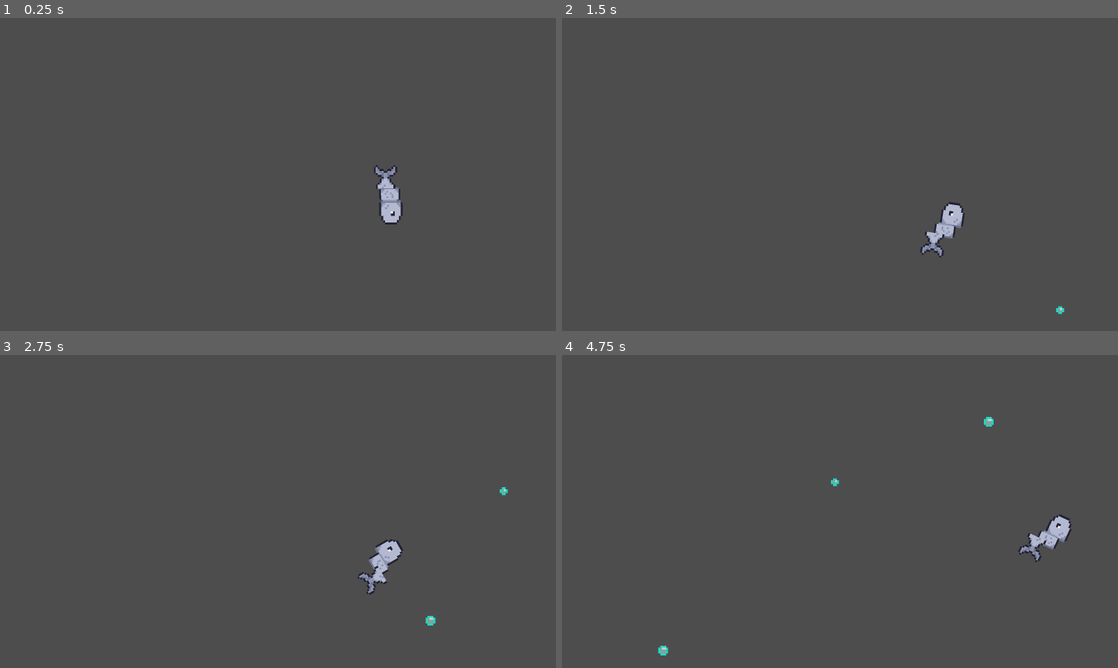
Above: before the commit, frames 1-4 (two rows, left to right).
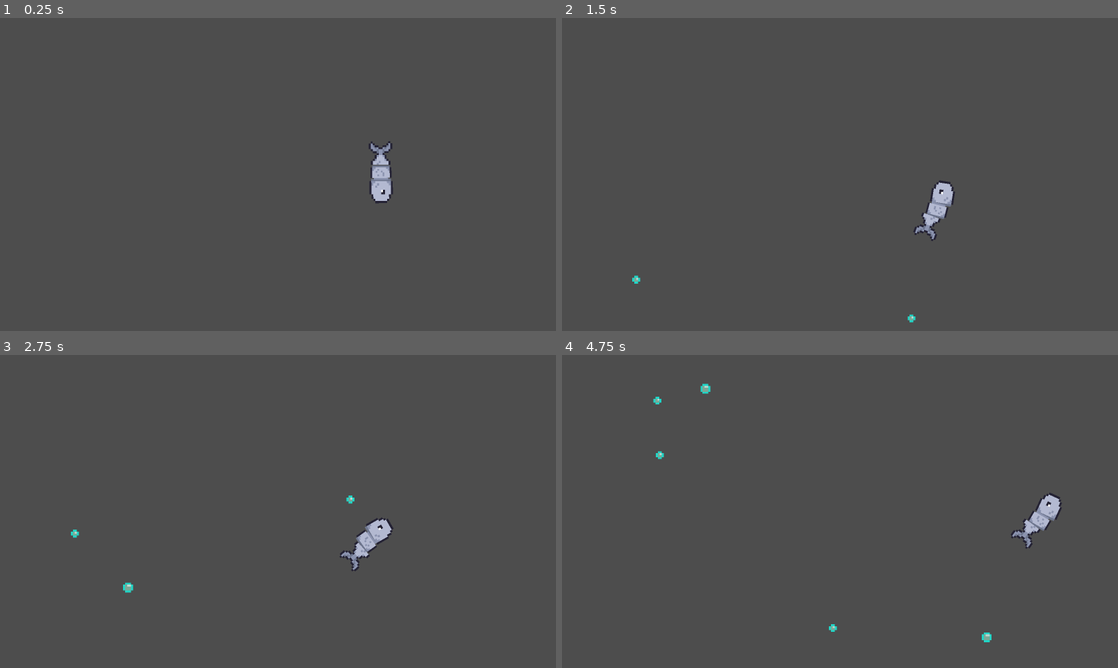
Above: after the commit, the same moments.

Repository: EduKMilke/projetos-aleat-rios
Game: Godot game, scene res://cenas/jogo.tscn
Two runs of this game, one before a commit and one after it. Both use one fixed random seed, a clock stepped at 60 frames per second and the inputs below. The engine's default icon, where the game draws it, is replaced by a stand-in: a white triangle on a blue panel in a dark square.
Inputs (mouse positions are in pixels of both pictures, inside the frame that each line leads up to):
- Up to frame 1 (0.25 s): no input
- Up to frame 2 (1.5 s): move the mouse to (962, 158) at 0.52 s; hold Right (ui_right) 0.53-1.28 s; click (962, 158) at 0.67 s; move the mouse to (584, 290) at 1.27 s; hold Left (ui_left) from 1.28 s (still down); click (584, 290) at 1.42 s
- Up to frame 3 (2.75 s): move the mouse to (461, 580) at 2.02 s; release Left (ui_left) at 2.03 s; hold Right (ui_right) from 2.03 s (still down); click (461, 580) at 2.17 s
- Up to frame 4 (4.75 s): move the mouse to (812, 574) at 2.77 s; release Right (ui_right) at 2.78 s; hold Up (ui_up) 2.78-3.53 s; click (812, 574) at 2.92 s; move the mouse to (890, 614) at 3.52 s; hold Left (ui_left) from 3.53 s (still down); click (890, 614) at 3.67 s; move the mouse to (701, 642) at 4.27 s; click (701, 642) at 4.42 s

The runs differ from the first frame. In frame 1, 0.9% of the frame differs, in the area x 66-73%, y 39-66%; in frame 2, 1.2%; in frame 3, 1.4%; in frame 4, 1.5%, in the area x 16-92%, y 9-96%.

Commit message:
atlz polvo quase pronto

Diff:
--- a/whey/cenas/jogo.tscn
+++ b/whey/cenas/jogo.tscn
@@ -6,6 +6,6 @@
 [node name="Jogo" type="Node2D"]
 
 [node name="Node2D" parent="." instance=ExtResource("2_2afjo")]
-position = Vector2(4, 11)
+position = Vector2(-1, 0)
 
 [node name="Node2D2" parent="." instance=ExtResource("2_32vai")]
--- /dev/null
+++ b/whey/obj/polvo.tscn
@@ -0,0 +1,21 @@
+[gd_scene load_steps=4 format=3 uid="uid://bmlxr20aa0653"]
+
+[ext_resource type="Script" uid="uid://cc4x1n74ehbny" path="res://script/polvo.gd" id="1_uj5m4"]
+[ext_resource type="Texture2D" uid="uid://y6s7gnbm20hw" path="res://icon.svg" id="2_f4j55"]
+
+[sub_resource type="RectangleShape2D" id="RectangleShape2D_f4j55"]
+size = Vector2(32, 20)
+
+[node name="CharacterBody2D" type="CharacterBody2D"]
+position = Vector2(186, 106)
+collision_layer = 0
+collision_mask = 0
+script = ExtResource("1_uj5m4")
+
+[node name="CollisionShape2D" type="CollisionShape2D" parent="."]
+shape = SubResource("RectangleShape2D_f4j55")
+
+[node name="Sprite2D" type="Sprite2D" parent="."]
+position = Vector2(0.49999428, 0.5000019)
+scale = Vector2(0.2734374, 0.17968754)
+texture = ExtResource("2_f4j55")
--- a/whey/script/bolha.gd
+++ b/whey/script/bolha.gd
@@ -25,9 +25,8 @@
 	position.y-=vel_b
 	position.x= position.x+sin(a*dis_b)*lat_b
 	a-=1
-
-
-
+	if position.y<-4:
+		queue_free()
 func _on_area_2d_input_event(_viewport: Node, event: InputEvent, _shape_idx: int) -> void:
 	if event is InputEventMouseButton:
 		queue_free()
--- a/whey/script/gera_bolha.gd
+++ b/whey/script/gera_bolha.gd
@@ -1,21 +1,47 @@
 extends Node2D
 
 @onready var bolha = preload("res://obj/boia.tscn")
+@onready var polvo = preload("res://obj/polvo.tscn")
+
 var l_tela = 0
 var local = 0
-var tempo = 0
+var localpx=0
+var localpy=0
+var tempo_b = 0
+var tempo_p=0
 var al_tela = 0
 
 func _ready() -> void:
-	l_tela = get_viewport_rect().size.x
-	al_tela = get_viewport_rect().size.y
-	randomize()
-	gerando()
-func gerando() -> void:
+	l_tela = (get_viewport_rect().size.x)
+	al_tela = (get_viewport_rect().size.y)
+
+	gerando_b()
+	gerando_p()
+func gerando_p() -> void:
 	while true:
-		local = randf_range(10, l_tela - 10)
-		tempo = randf_range(0.5, 1)
-		await get_tree().create_timer(tempo).timeout
+		randomize()
+		var _lugarx =randf_range(-20,20+al_tela)
+		var _lugary =randf_range(-20,al_tela+20)
+		var _ly2=[-20,al_tela+20]
+		var _lx2=[-20,l_tela+20]
+		if _lugary>-20 and _lugary<al_tela+20:
+			_lugarx=_lx2[randi_range(0,1)]
+
+		else:
+			_lugary=_ly2[randi_range(0,1)]
+		tempo_p = randf_range(5, 8)
+		await get_tree().create_timer(tempo_p).timeout
+		var polvo_i = polvo.instantiate()
+		add_child(polvo_i )
+		polvo_i .position.x = _lugarx
+		polvo_i .position.y = _lugary
+
+func gerando_b() -> void:
+	while true:
+		randomize()
+		local = randf_range(10, l_tela)
+		tempo_b = randf_range(0.5, 1)
+		await get_tree().create_timer(tempo_b).timeout
 		var bolha_i = bolha.instantiate()
 		add_child(bolha_i)
 		bolha_i.position.x = local
--- a/whey/script/peixe.gd
+++ b/whey/script/peixe.gd
@@ -5,13 +5,14 @@
 @onready var fim = $fim
 
 const dist := 10.0
-const desloc = 0.225
+const desloc = 0.35
 
 func _process(_delta: float) -> void:
 
 	var loc = Vector2(dist, 0).rotated(cab.rotation)
 	meio.position = lerp(meio.position,cab.position + loc,desloc)
-	meio.rotation = cab.rotation
+	meio.rotation = lerp_angle(meio.rotation,cab.rotation,0.5)
+
 	var loc2 = Vector2(dist, 0).rotated(meio.rotation)
-	fim.position = lerp(fim.position,meio.position + loc2,desloc)
-	fim.rotation = meio.rotation
+	fim.position = lerp(fim.position,meio.position + loc2,desloc*1.2)
+	fim.rotation = lerp_angle(fim.rotation,meio.rotation,0.5)
--- /dev/null
+++ b/whey/script/polvo.gd
@@ -0,0 +1,67 @@
+extends CharacterBody2D
+
+
+
+const ACCELERATION = 400.0
+const ARRIVAL_DISTANCE = 20.0
+const mrg = 100.0
+const spd_m2=80
+var spd_m = spd_m2
+var l_tela = 0.0
+var al_tela = 0.0
+var alvo = Vector2.ZERO
+
+
+func _ready() -> void:
+	randomize()
+
+	l_tela = get_viewport_rect().size.x
+	al_tela = get_viewport_rect().size.y
+
+	var spawn_side = randi() % 4
+
+	match spawn_side:
+		0:
+			position.x = -mrg
+			position.y = randf_range(0, al_tela)
+			alvo.x = l_tela + mrg
+			alvo.y = randf_range(0, al_tela)
+
+		1:
+
+			position.x = l_tela + mrg
+			position.y = randf_range(0, al_tela)
+
+
+			alvo.x = -mrg
+			alvo.y = randf_range(0, al_tela)
+
+		2:
+			position.x = randf_range(0, l_tela)
+			position.y = -mrg
+
+
+			alvo.x = randf_range(0, l_tela)
+			alvo.y = al_tela + mrg
+
+		3:
+			position.x = randf_range(0, l_tela)
+			position.y = al_tela + mrg
+			alvo.x = randf_range(0, l_tela)
+			alvo.y = -mrg
+
+	look_at(alvo)
+
+func _physics_process(delta: float) -> void:
+	var distance = position.distance_to(alvo)
+	if distance > ARRIVAL_DISTANCE:
+		var direction = (alvo - position).normalized()
+		velocity = velocity.move_toward(direction * spd_m, ACCELERATION * delta)
+		spd_m-=1
+		if spd_m<=0:
+			await get_tree().create_timer(0.2).timeout
+			spd_m=spd_m2
+		look_at(alvo)
+		move_and_slide()
+	else:
+		queue_free()
Not shown, added: whey/script/polvo.gd.uid
